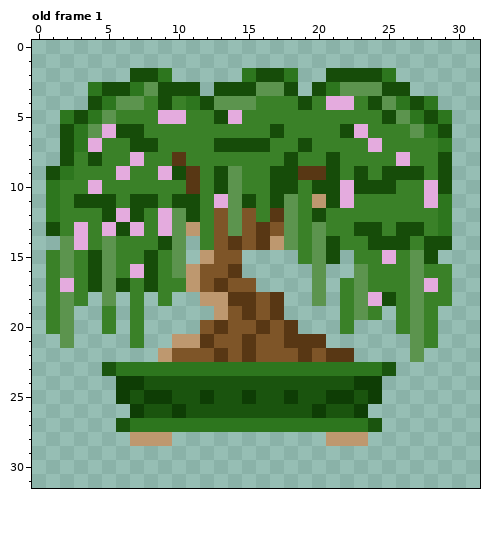
Two versions of one pixel-art file, images/whisperingwillowdiarylogo.aseprite. Above: the version before the commit.
32x32 pixels, 1 frame. Shown: old frame 1. The commit also changed other frames, which this record leaves out.
After:
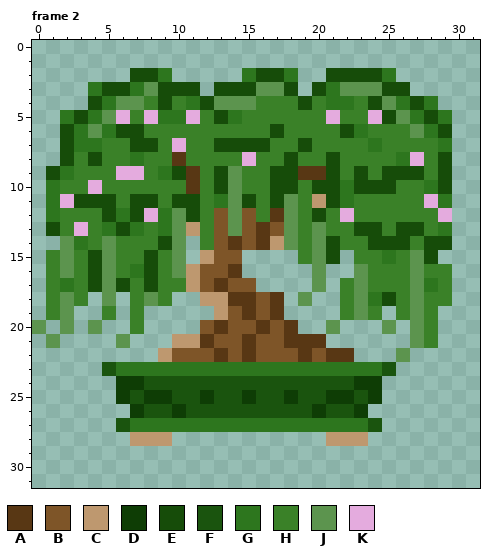
Palette (. is transparent): A #583714  B #7e5528  C #be986f  D #0e3d05  E #164c09  F #1a540e  G #2d761e  H #3a8128  J #5c944e  K #e4abde
A new or re-ordered frame is compared with the old frame closest to it.
From old to new:
frames 1 -> 4
Frame 2 is new; against old frame 1:
Colour K becomes colour G in row 4 at x 21 to 22; in row 5 at x 9 to 10 and 14; in row 6 at x 5 and 23; in row 7 at x 4 and 24; in row 8 at x 7 and 26; in row 9 at x 9.
Colour K becomes colour G in row 10 at x 22 and 28; in row 11 at x 13 and 22; in row 12 at x 6 and 9; in row 13 at x 5, 7 and 9; in row 14 at x 3; in row 15 at x 25.
Colour K becomes colour G in row 16 at x 7; in row 17 at x 2 and 28; in row 18 at x 24.
The author put colour J in row 18 at x 8 and 19; in row 20 at x 0, 4, 21 and 25; in row 21 at x 1 and 6; in row 22 at x 26.
Colour G becomes colour K in row 12 at x 29.
Colour H becomes colour K in row 5 at x 6, 8, 11, 21 and 24; in row 7 at x 10; in row 8 at x 15 and 27; in row 9 at x 7; in row 11 at x 2; in row 12 at x 8 and 22.
The edit erases colour H in row 20 at x 1, 5, 22 and 26; in row 21 at x 7.
The edit erases colour J in row 18 at x 20; in row 21 at x 2; in row 22 at x 27.
Pixel boxes of the changes (left, top, right, bottom) in both pictures:
changed: (298, 96, 452, 362)
changed: (32, 110, 256, 348)
